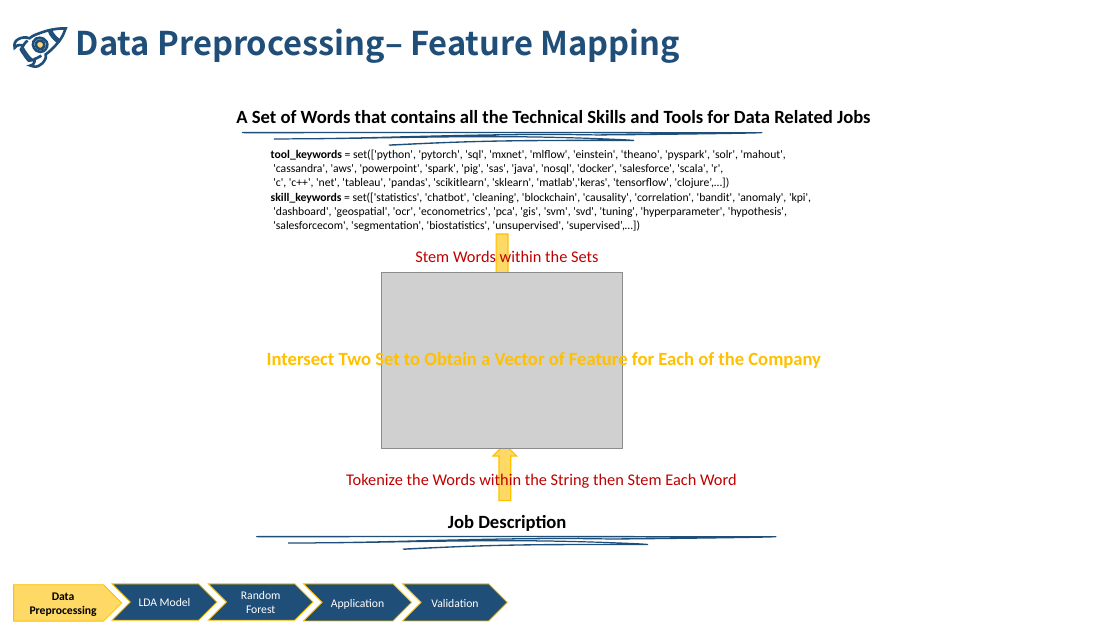
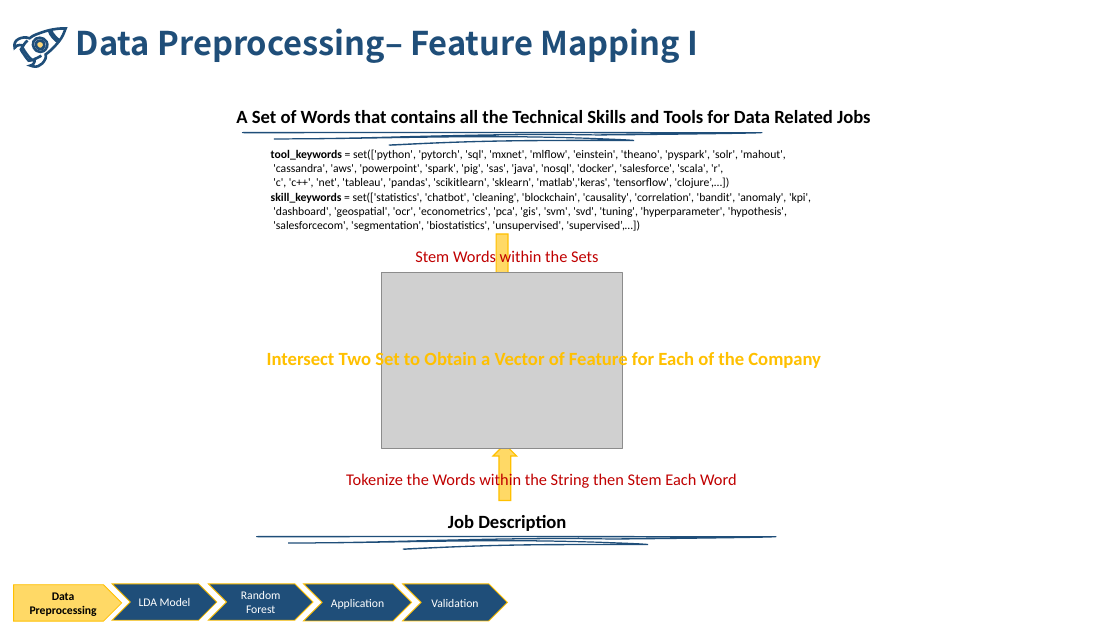
Before and after one commit to nliao917/Accerlate-Your-OFFER, a slide deck: slide 3 of BA Final Project.pptx. Drawn at 1120x630 pixels with LibreOffice and Linux fonts; fonts in the diff are those of the drawing; grey boxes stand for pictures. Boxes give left, top, right and bottom in pixels: in the first picture for what was removed or moved away, otherwise in the second. Text is boxed around its words. In the diff, an @@ line names an element or a change of style, - is before the commit and + after.

```diff
--- a/BA Final Project.pptx
+++ b/BA Final Project.pptx
@@ text at [76, 28, 699, 63]: text changed @@
-Data Preprocessing– Feature Mapping
+Data Preprocessing– Feature Mapping I
```
Also in this commit, not shown: 4 other slides changed, 5 other files.
